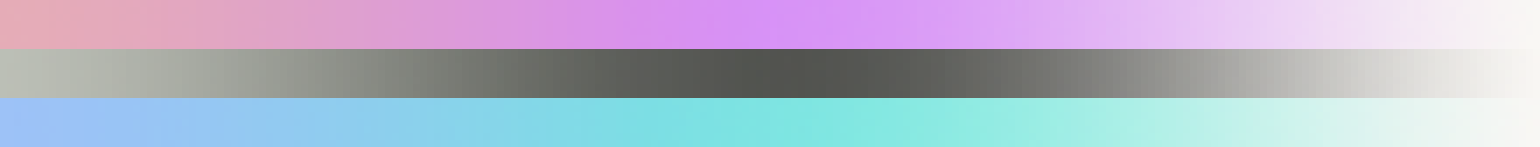
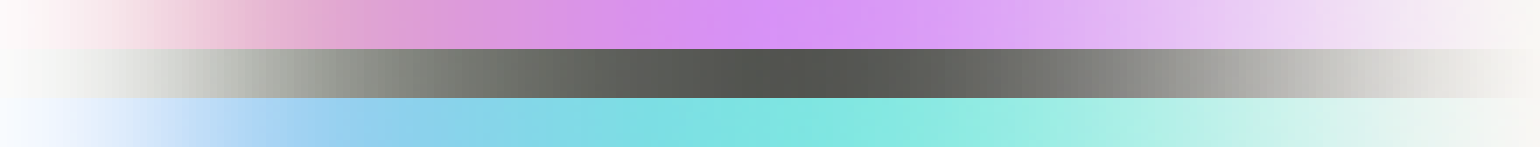
Layered file, before and after one edit (1540×147). Changes by layer:
added group "Group 1" with 3 layers above "Layer 1" over [0, 0, 413, 147]
moved "Layer 4" into group "Group 1", painted on it over [0, 49, 413, 98]
moved "Layer 3" into group "Group 1", painted on it over [0, 0, 392, 49]
moved "Layer 2" into group "Group 1", painted on it over [0, 98, 399, 147]
